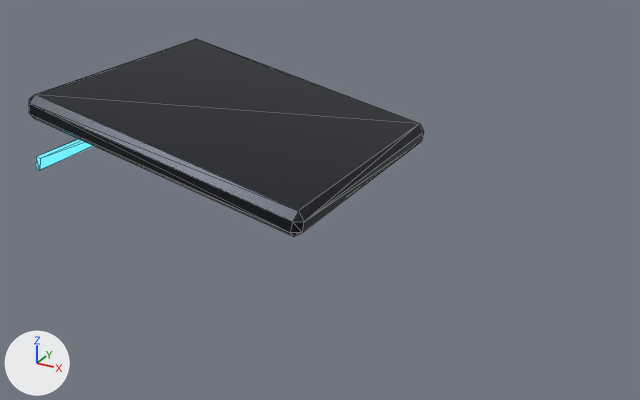
What one commit did to the glTF model void-runner/assets/models/gear/gear_pauldron_R_f.glb.
Before and after are seen from a 50 mm lens placed at (-0.0329, -0.2269, 1.2215), pointed at (-0.1386, -0.0347, 1.1254). Lighting does not change. The marker at lower left points along +X, +Y and +Z. The picture after the commit comes second. Mesh edges are drawn as thin lines. Vertices at exactly the same position are counted once.

The scene before the commit, as lines of its bpy script (objects in view):
```python
me_pauldron_r_f = bpy.data.meshes.new('pauldron_R_f')
me_pauldron_r_f.from_pydata(...)  # 32 vertices, 56 faces; spans x -0.2099..-0.1252, y -0.0685..0.0065, z 1.1305..1.1535
# faces by material slot: [44, 12]
me_pauldron_r_f.materials.append(mat_gear_shell)  # dark grey #30343a
me_pauldron_r_f.materials.append(mat_gear_glow)  # black #000000, glowing cyan #6cedff
ob_pauldron_r_f = bpy.data.objects.new('pauldron_R_f', me_pauldron_r_f)
ob_pauldron_r_f.location = (0.0, 0.0, 0.0)
```
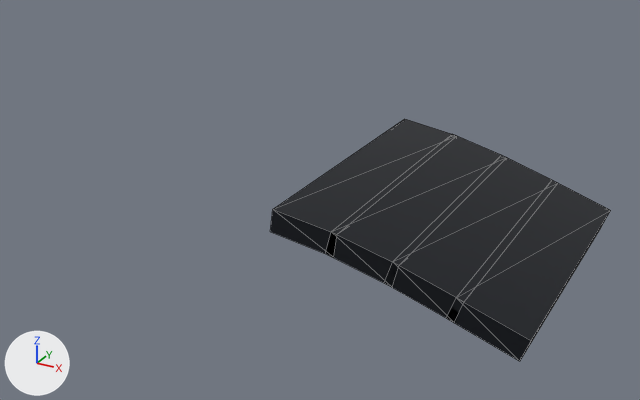
Location of each change, [x1, y1, x2, y2] in pixels of the pictures (640 x 400 px; the box of a moved part takes in the faces that stretch with it):
'pauldron_R_f', reshaped (14% narrower, 23% taller)
    before: [29, 39, 424, 236]
    after: [270, 119, 611, 361]
part 1 of me_pauldron_r_f, moved or reshaped (not visible afterwards)
    before: [36, 139, 94, 170]
part 2 of me_pauldron_r_f, deleted
    before: [29, 39, 424, 236]
part 3 of me_pauldron_r_f, added
    after: [270, 119, 611, 361]

What the commit changed:
me_pauldron_r_f is used by ob_pauldron_r_f; location (0.0, 0.0, 0.0).
me_pauldron_r_f had 32 vertices, 56 faces and spanned x -0.2099..-0.1252, y -0.0685..0.0065, z 1.1305..1.1535.
me_pauldron_r_f now has 40 vertices, 60 faces and spans x -0.1333..-0.0702, y -0.0685..0.0065, z 1.1154..1.1374.
me_pauldron_r_f part 1: the loose piece of 8 vertices spanning x -0.2099..-0.2078, y -0.0663..0.0042, z 1.1317..1.1354 is turned -2.9 degrees about the y axis through its middle, then moved by (0.0769, 0.0, 0.0007).
me_pauldron_r_f part 2: the loose piece of 24 vertices spanning x -0.2092..-0.1252, y -0.0685..0.0065, z 1.1305..1.1535 is deleted.
Part 3, on me_pauldron_r_f:
16 vertices are added at x -0.1333..-0.0702, y -0.0685, z 1.1154..1.1374.
16 new vertices lie (0.0, 0.075, 0.0) away from vertices in x -0.1333..-0.0702, y -0.0685, z 1.1154..1.1374.
48 new faces join them, mat_gear_shell (dark grey #30343a).
